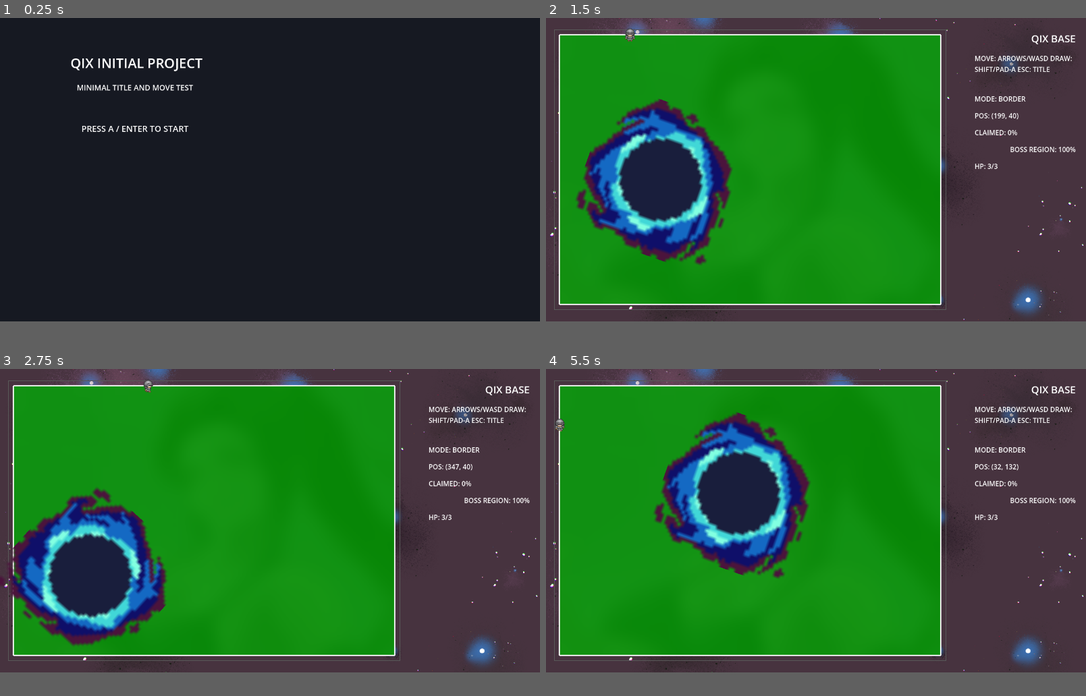
Above: before the commit, frames 1-4 (two rows, left to right).
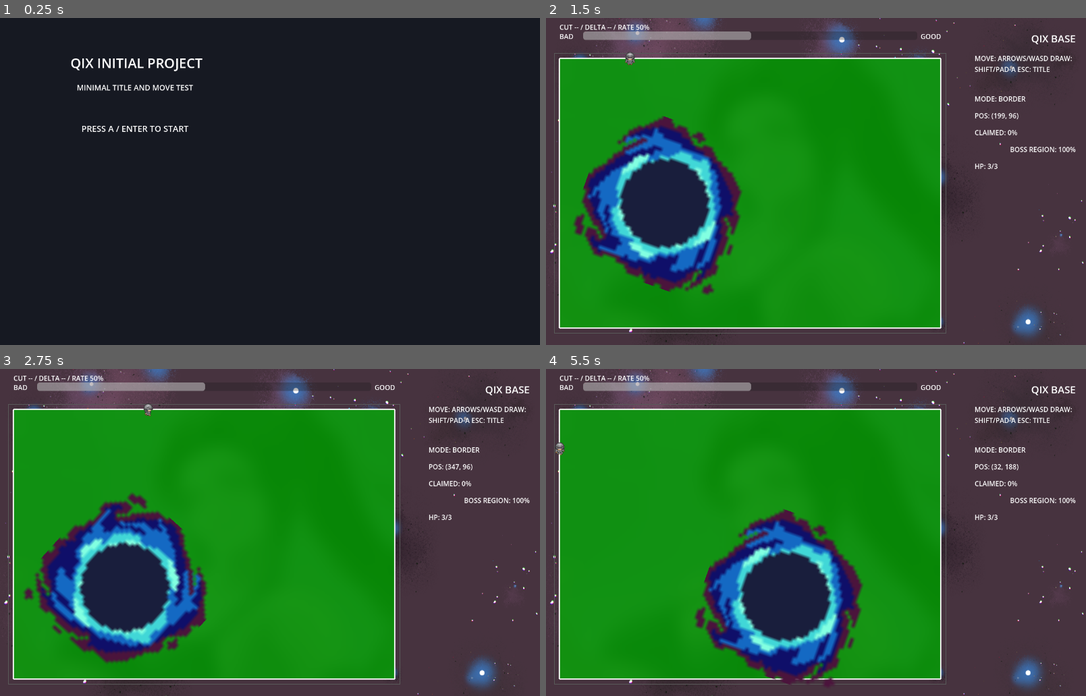
Above: after the commit, the same moments.

Repository: goenc/qix-project
Game: Godot game, scene res://scenes/title_main.tscn
Two runs of this game, one before a commit and one after it. Both use one fixed random seed, a clock stepped at 60 frames per second and the inputs below.
Inputs (mouse positions are in pixels of both pictures, inside the frame that each line leads up to):
- Up to frame 1 (0.25 s): no input
- Up to frame 2 (1.5 s): tap A at 0.5 s; move the mouse to (934, 155) at 0.52 s; hold Right (move_right) 0.53-1.28 s; tap Shift (qix_draw) at 0.6 s; click (934, 155) at 0.67 s; tap Space at 0.77 s; tap Enter (qix_start) at 1.25, 1.35 s; move the mouse to (708, 184) at 1.27 s; hold Down (move_down) from 1.28 s (still down)
- Up to frame 3 (2.75 s): tap Space at 1.52 s; move the mouse to (324, 454) at 2.02 s; release Down (move_down) at 2.03 s; hold Right (move_right) from 2.03 s (still down); tap Shift (qix_draw) at 2.1 s
- Up to frame 4 (5.5 s): move the mouse to (789, 581) at 2.77 s; release Right (move_right) at 2.78 s; hold Up (move_up) 2.78-3.53 s; tap Enter (qix_start) at 2.85, 4.35 s; click (789, 581) at 2.92 s; tap Space at 3.02, 3.77, 4.52 s; move the mouse to (978, 565) at 3.52 s; hold Left (move_left) 3.53-5.03 s; tap Shift (qix_draw) at 3.6, 5.1 s; move the mouse to (654, 473) at 4.27 s; move the mouse to (843, 519) at 5.02 s; hold Down (move_down) from 5.03 s (still down); click (843, 519) at 5.17 s
In our replay, the window is 800x450 before the commit and 800x485 after it. These sizes can differ from the game's own. Grey fills any space a smaller window leaves; there, only what the larger window draws over its background counts as a difference.

The runs differ from the first frame. In frame 1, only the window size differs. In frame 2, 23% of the frame differs, in the area x 0-100%, y 0-100%; in frame 3, 24%; in frame 4, 30%.

Commit message:
切り抜き評価バーを追加
・上部に評価バーと切り抜き率表示を追加し初期値50で開始するようにした
・一回分の added_claimed_area から評価増減を計算し 0 から 100 に clamp するようにした
・閾値と増減値と評価バー帯高さと BAD GOOD 文言を専用 service に集約した
・godot_console --headless --path . --quit で起動確認した
・godot --path . --quit-after 2 で非 headless 起動確認した
・godot_console --headless --path . --script runtime/cut_rating_smoke.gd 実行時に区間判定と clamp を確認した

Diff:
--- a/project.godot
+++ b/project.godot
@@ -18,7 +18,7 @@
 [display]
 
 window/size/viewport_width=1280
-window/size/viewport_height=720
+window/size/viewport_height=776
 window/size/resizable=false
 
 [autoload]
--- a/scenes/base_main.tscn
+++ b/scenes/base_main.tscn
@@ -37,6 +37,41 @@
 anchors_preset = 15
 anchor_right = 1.0
 anchor_bottom = 1.0
+
+[node name="CutRatingArea" type="Control" parent="Ui/Root"]
+offset_left = 32.0
+offset_top = 10.0
+offset_right = 936.0
+offset_bottom = 52.0
+
+[node name="CutRatingSummaryLabel" type="Label" parent="Ui/Root/CutRatingArea"]
+offset_right = 904.0
+offset_bottom = 18.0
+text = "CUT -- / DELTA -- / RATE 50%"
+
+[node name="CutRatingBadLabel" type="Label" parent="Ui/Root/CutRatingArea"]
+offset_top = 22.0
+offset_right = 48.0
+offset_bottom = 42.0
+text = "BAD"
+
+[node name="CutRatingBar" type="ProgressBar" parent="Ui/Root/CutRatingArea"]
+offset_left = 56.0
+offset_top = 22.0
+offset_right = 848.0
+offset_bottom = 42.0
+min_value = 0.0
+max_value = 100.0
+value = 50.0
+show_percentage = false
+
+[node name="CutRatingGoodLabel" type="Label" parent="Ui/Root/CutRatingArea"]
+offset_left = 856.0
+offset_top = 22.0
+offset_right = 904.0
+offset_bottom = 42.0
+horizontal_alignment = 2
+text = "GOOD"
 
 [node name="TitleLabel" type="Label" parent="Ui/Root"]
 anchor_left = 1.0
--- a/scripts/game/base_main.gd
+++ b/scripts/game/base_main.gd
@@ -8,6 +8,7 @@
 const BaseMainGuideService = preload("res://scripts/game/services/base_main_guide_service.gd")
 const BaseMainBossRegionService = preload("res://scripts/game/services/base_main_boss_region_service.gd")
 const BaseMainHudService = preload("res://scripts/game/services/base_main_hud_service.gd")
+const BaseMainCutRatingService = preload("res://scripts/game/services/base_main_cut_rating_service.gd")
 const ACTION_QIX_DRAW := &"qix_draw"
 const PLAYFIELD_SIZE := Vector2(904.0, 640.0)
 const STAGE_REMAINING_BACKGROUND_TEXTURE = preload("res://assets/backgrounds/stages/stage_001/claimed_background_904x640.png")
@@ -45,6 +46,10 @@
 @onready var boss_region_label: Label = $Ui/Root/BossRegionLabel
 @onready var hp_label: Label = $Ui/Root/HpLabel
 @onready var result_label: Label = $Ui/Root/ResultLabel
+@onready var cut_rating_bad_label: Label = $Ui/Root/CutRatingArea/CutRatingBadLabel
+@onready var cut_rating_good_label: Label = $Ui/Root/CutRatingArea/CutRatingGoodLabel
+@onready var cut_rating_summary_label: Label = $Ui/Root/CutRatingArea/CutRatingSummaryLabel
+@onready var cut_rating_bar: ProgressBar = $Ui/Root/CutRatingArea/CutRatingBar
 
 var playfield_rect: Rect2 = Rect2()
 var stage_cover_polygon: PackedVector2Array = PackedVector2Array()
@@ -68,6 +73,10 @@
 var playfield_area_cached := 0.0
 var claimed_area := 0.0
 var claimed_ratio_cached := 0.0
+var current_cut_rating_value := BaseMainCutRatingService.INITIAL_VALUE
+var last_single_capture_percent := 0.0
+var last_cut_rating_delta := 0
+var has_cut_rating_update := false
 var boss_region_area_cached := 0.0
 var boss_region_ratio_cached := 0.0
 var inactive_border_color := Color(1.0, 1.0, 1.0, 0.1)
@@ -402,6 +411,7 @@
 		push_warning(str(capture_result.get("warning", "Capture skipped.")))
 		return
 
+	_update_cut_rating_after_capture(capture_result.get("capture_context", {}))
 	_apply_playfield_to_player()
 	_apply_playfield_to_bbos()
 	if guide_service != null:
@@ -642,7 +652,27 @@
 
 func _create_playfield_rect() -> Rect2:
 	var viewport_rect := get_viewport_rect()
-	return Rect2(viewport_rect.position + playfield_margin, PLAYFIELD_SIZE)
+	var top_margin := playfield_margin.y + BaseMainCutRatingService.BAR_BAND_HEIGHT
+	return Rect2(
+		Vector2(viewport_rect.position.x + playfield_margin.x, viewport_rect.position.y + top_margin),
+		PLAYFIELD_SIZE
+	)
+
+
+func _update_cut_rating_after_capture(capture_context: Dictionary) -> void:
+	var single_capture_percent := _calculate_single_capture_percent(capture_context)
+	var delta := BaseMainCutRatingService.resolve_delta(single_capture_percent)
+	last_single_capture_percent = single_capture_percent
+	last_cut_rating_delta = delta
+	current_cut_rating_value = BaseMainCutRatingService.clamp_value(current_cut_rating_value + delta)
+	has_cut_rating_update = true
+
+
+func _calculate_single_capture_percent(capture_context: Dictionary) -> float:
+	if playfield_area_cached <= 0.0:
+		return 0.0
+	var added_claimed_area := float(capture_context.get("added_claimed_area", 0.0))
+	return maxf(0.0, added_claimed_area / playfield_area_cached * 100.0)
 
 
 func _create_playfield_cover_polygon() -> PackedVector2Array:
--- /dev/null
+++ b/scripts/game/services/base_main_cut_rating_service.gd
@@ -0,0 +1,36 @@
+extends RefCounted
+class_name BaseMainCutRatingService
+
+const INITIAL_VALUE := 50
+const MIN_VALUE := 0
+const MAX_VALUE := 100
+const BAR_BAND_HEIGHT := 56.0
+const BAD_LABEL := "BAD"
+const GOOD_LABEL := "GOOD"
+const CUT_DELTA_RULES := [
+	{"min_percent": 0.0, "max_percent": 5.0, "delta": 2},
+	{"min_percent": 5.0, "max_percent": 10.0, "delta": 1},
+	{"min_percent": 10.0, "max_percent": 15.0, "delta": 0},
+	{"min_percent": 15.0, "max_percent": 20.0, "delta": -10},
+	{"min_percent": 20.0, "max_percent": 25.0, "delta": -15},
+	{"min_percent": 25.0, "max_percent": null, "delta": -20}
+]
+
+
+static func resolve_delta(single_capture_percent: float) -> int:
+	for rule in CUT_DELTA_RULES:
+		var min_percent := float(rule.get("min_percent", 0.0))
+		if single_capture_percent < min_percent:
+			continue
+
+		var max_percent = rule.get("max_percent", null)
+		if max_percent != null and single_capture_percent >= float(max_percent):
+			continue
+
+		return int(rule.get("delta", 0))
+
+	return 0
+
+
+static func clamp_value(value: int) -> int:
+	return clampi(value, MIN_VALUE, MAX_VALUE)
--- a/scripts/game/services/base_main_hud_service.gd
+++ b/scripts/game/services/base_main_hud_service.gd
@@ -1,5 +1,7 @@
 extends RefCounted
 class_name BaseMainHudService
+
+const BaseMainCutRatingService = preload("res://scripts/game/services/base_main_cut_rating_service.gd")
 
 var _main
 
@@ -12,6 +14,7 @@
 	if _main == null:
 		return
 
+	sync_cut_rating_bar()
 	sync_area_labels()
 	update_hp_label()
 
@@ -65,6 +68,24 @@
 	_main.boss_region_label.text = "BOSS REGION: OFF"
 
 
+func sync_cut_rating_bar() -> void:
+	if (
+		_main == null
+		or !is_instance_valid(_main.cut_rating_bar)
+		or !is_instance_valid(_main.cut_rating_summary_label)
+		or !is_instance_valid(_main.cut_rating_bad_label)
+		or !is_instance_valid(_main.cut_rating_good_label)
+	):
+		return
+
+	_main.cut_rating_bar.min_value = BaseMainCutRatingService.MIN_VALUE
+	_main.cut_rating_bar.max_value = BaseMainCutRatingService.MAX_VALUE
+	_main.cut_rating_bar.value = _main.current_cut_rating_value
+	_main.cut_rating_bad_label.text = BaseMainCutRatingService.BAD_LABEL
+	_main.cut_rating_good_label.text = BaseMainCutRatingService.GOOD_LABEL
+	_main.cut_rating_summary_label.text = _build_cut_rating_summary_text()
+
+
 func update_hp_label() -> void:
 	if _main == null or !is_instance_valid(_main.hp_label):
 		return
@@ -107,3 +128,21 @@
 		int(round(current_position.x)),
 		int(round(current_position.y))
 	]
+
+
+func _build_cut_rating_summary_text() -> String:
+	var rate_text := "%d%%" % _main.current_cut_rating_value
+	if !_main.has_cut_rating_update:
+		return "CUT -- / DELTA -- / RATE %s" % rate_text
+
+	return "CUT %.1f%% / DELTA %s / RATE %s" % [
+		_main.last_single_capture_percent,
+		_format_cut_rating_delta(_main.last_cut_rating_delta),
+		rate_text
+	]
+
+
+func _format_cut_rating_delta(delta: int) -> String:
+	if delta > 0:
+		return "+%d" % delta
+	return "%d" % delta
Not shown, changed: runtime/commit_message.md
